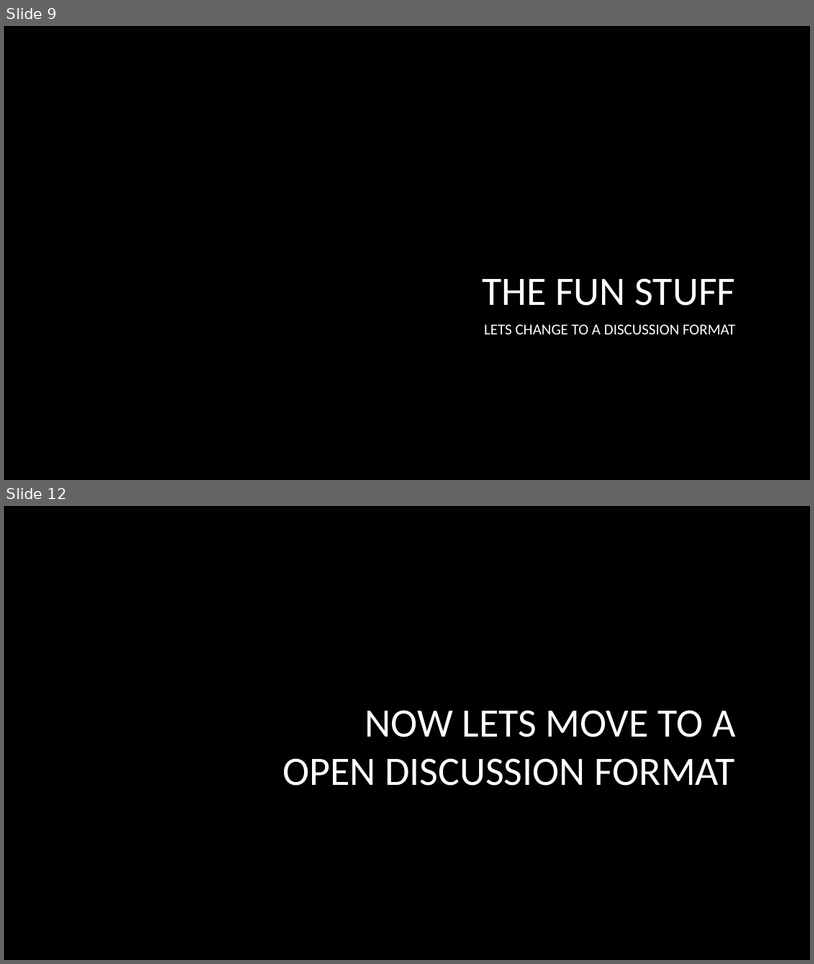
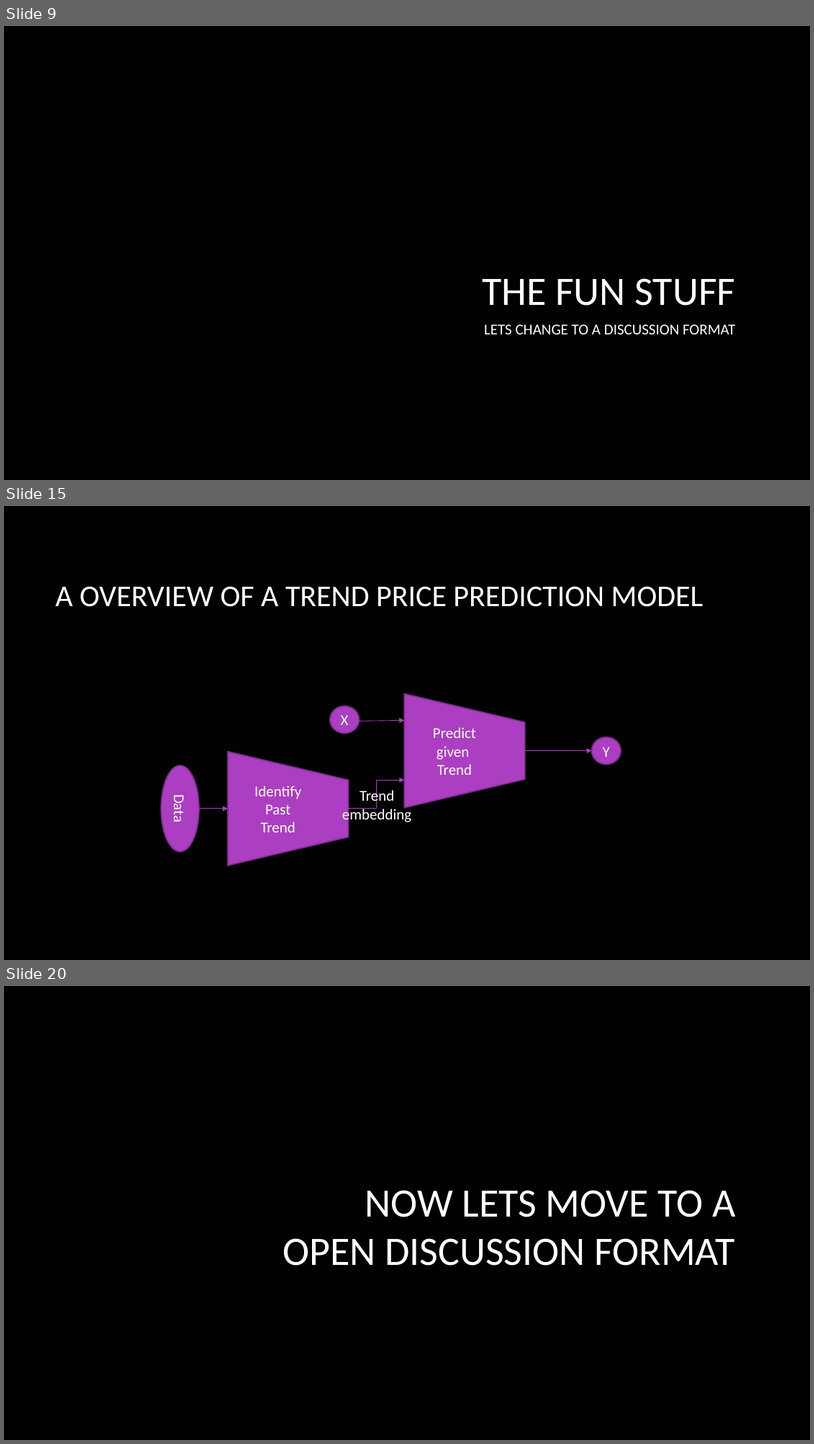
Before and after one commit to ashleysmart/mlgym, a slide deck: stock_price/CrypotHackaton.pptx. Shown one above the other, each under a label of ours: slides 9 and 12 before the commit, slides 9, 15 and 20 after it; the slides between them are not shown. The pictures are 814x964 and 814x1444 pixels, drawn with LibreOffice and Linux fonts; fonts in the diff are those of the drawing; background and template pictures are left out. Boxes give left, top, right and bottom in pixels: in the first picture for what was removed or moved away, otherwise in the second. Text is boxed around its words. In the diff, an @@ line names an element or a change of style, - is before the commit and + after.

```diff
--- a/stock_price/CrypotHackaton.pptx
+++ b/stock_price/CrypotHackaton.pptx
@@ slide 15 added at (4, 506, 810, 960), background picture (left out) @@
@@ title added at (55, 586, 704, 607), 36 pt, text #FFFFFF @@
+A OVERVIEW OF A TREND PRICE PREDICTION MODEL
@@ trapezoid added at (405, 694, 525, 808), fill #AC3EC1, outline #7F2E8F 1.5 pt, 18 pt, text #FFFFFF @@
+Predict
+given
+Trend
@@ ellipse added at (330, 705, 359, 733), fill #AC3EC1, outline #7F2E8F 1.5 pt, 18 pt, text #FFFFFF @@
+X
@@ arrow added from (352, 721) to (404, 720), #AC3EC1 0.75 pt @@
@@ ellipse added at (592, 737, 621, 764), fill #AC3EC1, outline #7F2E8F 1.5 pt, 18 pt, text #FFFFFF @@
+Y
@@ trapezoid added at (228, 752, 348, 865), fill #AC3EC1, outline #7F2E8F 1.5 pt, 18 pt, text #FFFFFF @@
+Identify
+Past
+Trend
@@ elbow arrow added from (525, 750) to (592, 750), #AC3EC1 0.75 pt @@
@@ ellipse added at (161, 765, 199, 852), fill #AC3EC1, outline #7F2E8F 1.5 pt, 18 pt, text #FFFFFF @@
+Data
@@ elbow arrow added from (349, 808) to (404, 780), #AC3EC1 0.75 pt @@
@@ text added at (342, 788, 412, 824), 18 pt, text #FFFFFF @@
+Trend
+embedding
@@ elbow arrow added from (199, 808) to (228, 808), #AC3EC1 0.75 pt @@
@@ what was slide 12 is now slide 20 @@
```
Also in this commit, not shown: 8 slides changed, 7 other slides added, 1 slide removed.
